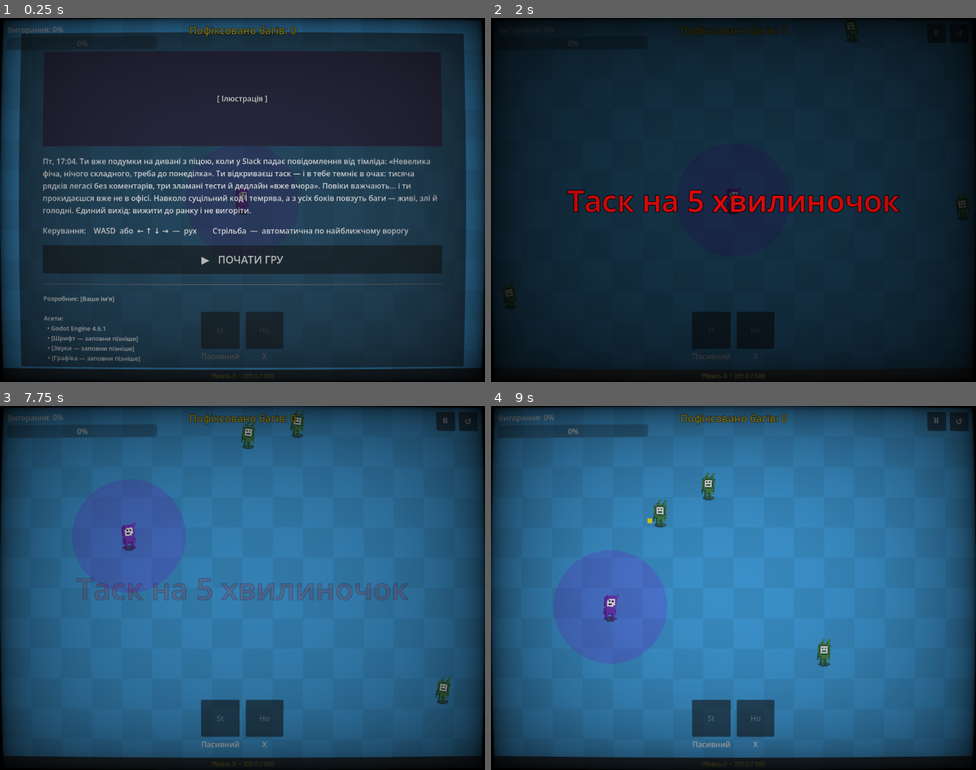
Above: before the commit, frames 1-4 (two rows, left to right).
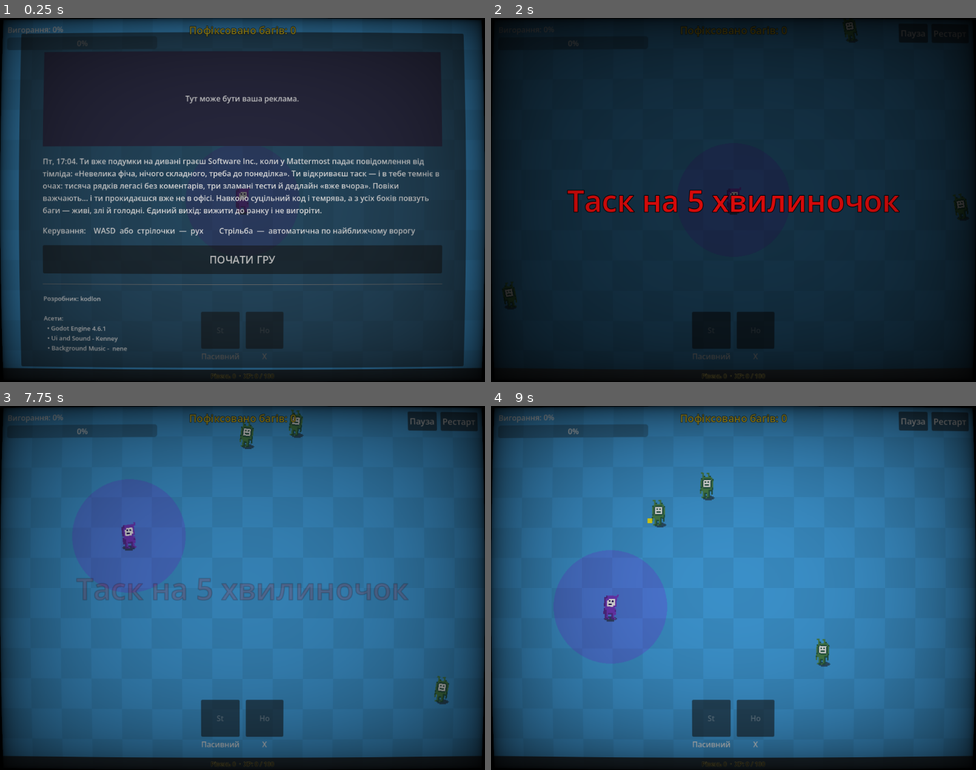
Above: after the commit, the same moments.

Repository: kodlon/DEVvsBUGS
Game: Godot game, scene res://scenes/main.tscn
Same seed, same stepped clock (60 frames per second), same inputs: the game is played once before the commit and once after it. Sound files missing from this copy of the repository are replaced by a short silence.
Inputs (mouse positions are in pixels of both pictures, inside the frame that each line leads up to):
- Up to frame 1 (0.25 s): no input
- Up to frame 2 (2 s): click "▶ ПОЧАТИ ГРУ" (after the commit: "ПОЧАТИ ГРУ") at 0.5 s; click "⏸" (after the commit: "Пауза") at 1.25 s
- Up to frame 3 (7.75 s): click "↺" (after the commit: "Рестарт") at 2 s; click "↺" (after the commit: "Рестарт") at 2.75 s; tap Enter at 3.5, 5 s; move the mouse to (349, 569) at 3.52 s; hold Right (ui_right) 3.53-4.28 s; tap C every 0.75 s from 3.6 to 7.35 s; click (349, 569) at 3.67 s; tap Space at 4.25, 5.75 s; move the mouse to (145, 606) at 4.27 s; hold Down (ui_down) 4.28-5.03 s; move the mouse to (291, 507) at 5.02 s; hold Right (ui_right) 5.03-5.78 s; move the mouse to (218, 660) at 5.77 s; hold Up (ui_up) 5.78-6.53 s; click (218, 660) at 5.92 s; move the mouse to (388, 642) at 6.52 s; hold Left (ui_left) from 6.53 s (still down); move the mouse to (97, 533) at 7.27 s
- Up to frame 4 (9 s): move the mouse to (757, 588) at 8.02 s; release Left (ui_left) at 8.03 s; hold Down (ui_down) 8.03-8.78 s; tap C at 8.1, 8.85 s; click (757, 588) at 8.17 s; move the mouse to (660, 497) at 8.77 s; hold Right (ui_right) from 8.78 s (still down)

The runs differ from the first frame. In frame 1, 4.5% of the frame differs, in the area x 8-91%, y 21-95%; in frame 2, less than 0.1%; in frame 3, 0.7%; in frame 4, 0.8%.

Commit message:
Final fixes

Diff:
--- a/scenes/main.tscn
+++ b/scenes/main.tscn
@@ -175,7 +175,7 @@
 layout_mode = 2
 size_flags_horizontal = 3
 theme_override_font_sizes/font_size = 18
-text = "↺   Спробувати ще раз"
+text = "Рестарт"
 
 [node name="TopBar" type="HBoxContainer" parent="UI" unique_id=1809904919]
 anchors_preset = 10
@@ -191,14 +191,14 @@
 custom_minimum_size = Vector2(40, 40)
 layout_mode = 2
 theme_override_font_sizes/font_size = 18
-text = "⏸"
+text = "Пауза"
 
 [node name="RestartButton" type="Button" parent="UI/TopBar" unique_id=1593073311]
 visible = false
 custom_minimum_size = Vector2(40, 40)
 layout_mode = 2
 theme_override_font_sizes/font_size = 18
-text = "↺"
+text = "Рестарт"
 
 [node name="StartPanel" type="Panel" parent="UI" unique_id=1122334455]
 anchors_preset = 15
@@ -232,7 +232,7 @@
 layout_mode = 0
 anchor_right = 1.0
 anchor_bottom = 1.0
-text = "[ Ілюстрація ]"
+text = "Тут може бути ваша реклама."
 horizontal_alignment = 1
 vertical_alignment = 1
 
@@ -240,20 +240,20 @@
 custom_minimum_size = Vector2(200, 0)
 layout_mode = 2
 size_flags_horizontal = 3
-text = "Пт, 17:04. Ти вже подумки на дивані з піцою, коли у Slack падає повідомлення від тімліда: «Невели …(352 unchanged characters)…
+text = "Пт, 17:04. Ти вже подумки на дивані граєш Software Inc., коли у Mattermost падає повідомлення від тімліда: «Невели …(352 unchanged characters)…
 autowrap_mode = 3
 
 [node name="ControlsLabel" type="Label" parent="UI/StartPanel/MarginContainer/VBoxContainer" unique_id=778899001]
 layout_mode = 2
 size_flags_horizontal = 3
-text = "Керування:    WASD  або  ← ↑ ↓ →  —  рух        Стрільба  —  автоматична по найближчому ворогу"
+text = "Керування:    WASD  або  стрілочки  —  рух        Стрільба  —  автоматична по найближчому ворогу"
 
 [node name="StartButton" type="Button" parent="UI/StartPanel/MarginContainer/VBoxContainer" unique_id=-839299508]
 custom_minimum_size = Vector2(0, 60)
 layout_mode = 2
 size_flags_horizontal = 3
 theme_override_font_sizes/font_size = 22
-text = "▶   ПОЧАТИ ГРУ"
+text = "ПОЧАТИ ГРУ"
 
 [node name="HSeparator" type="HSeparator" parent="UI/StartPanel/MarginContainer/VBoxContainer" unique_id=889900112]
 layout_mode = 2
@@ -262,13 +262,12 @@
 layout_mode = 2
 size_flags_horizontal = 3
 theme_override_font_sizes/font_size = 13
-text = "Розробник: [Ваше ім'я]
+text = "Розробник: kodlon
 
 Асети:
   • Godot Engine 4.6.1
-  • [Шрифт — заповни пізніше]
-  • [Звуки — заповни пізніше]
-  • [Графіка — заповни пізніше]"
+  • Ui and Sound - Kenney
+  • Background Music -  nene"
 
 [node name="CRTLayer" type="CanvasLayer" parent="." unique_id=96641967]
 layer = 100
--- a/scripts/enemy.gd
+++ b/scripts/enemy.gd
@@ -122,6 +122,11 @@
 
 	var is_moving := velocity.length_squared() > 10.0
 	_update_walk_animation(is_moving)
+
+	if _player.global_position.x < global_position.x:
+		$Visual.flip_h = true
+	else:
+		$Visual.flip_h = false
 
 	# Дотикова шкода (тільки для NORMAL, FAST, TANK)
 	if enemy_type != TYPE_TURRET and enemy_type != TYPE_COFFEE:
--- a/scripts/level_up_ui.gd
+++ b/scripts/level_up_ui.gd
@@ -10,9 +10,9 @@
 	"senior": Color(0.60, 0.10, 0.90),
 }
 const RARITY_LABELS := {
-	"junior": "★  JUNIOR",
-	"middle": "★★  MIDDLE",
-	"senior": "★★★  SENIOR",
+	"junior": "*  JUNIOR",
+	"middle": "**  MIDDLE",
+	"senior": "***  SENIOR",
 }
 const RARITY_TITLES := {
 	"junior": [
--- a/scripts/main.gd
+++ b/scripts/main.gd
@@ -151,7 +151,7 @@
 
 func _on_pause_pressed() -> void:
 	get_tree().paused = !get_tree().paused
-	_pause_button.text = "▶" if get_tree().paused else "⏸"
+	_pause_button.text = "Продовжити" if get_tree().paused else "Пауза"
 
 func _on_restart() -> void:
 	get_tree().paused = false
Not shown, changed: font/NotoColorEmoji-Regular.ttf
